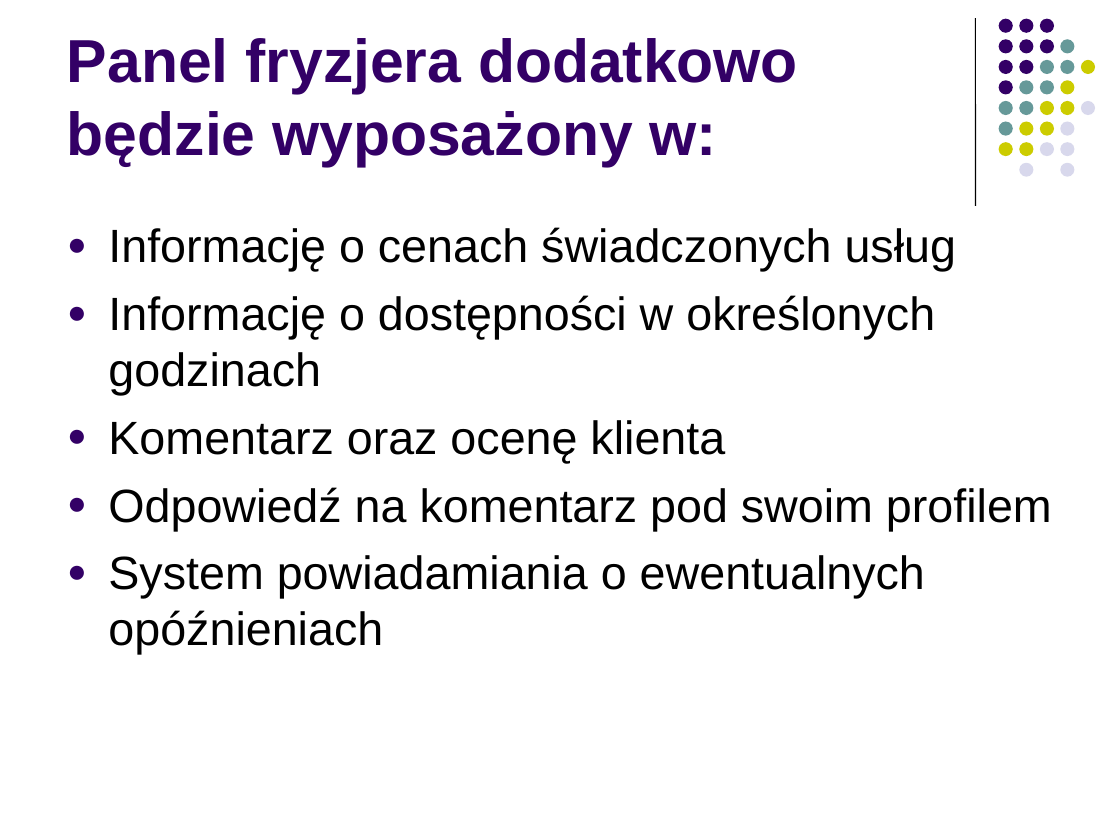
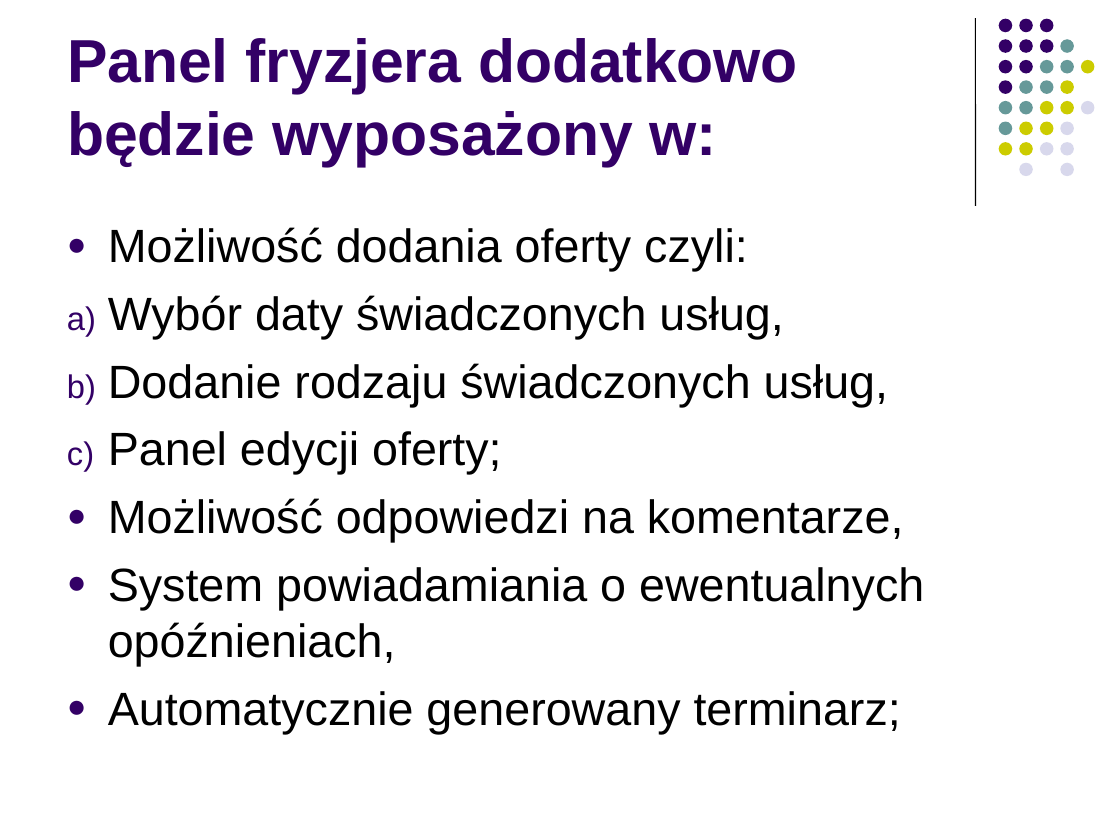
Before and after one commit to Andrzej1984/ZIwG_projekt, a slide deck: slide 9 of Zastosowania informatyki w gospodarce-projekt.ppt (slide 5 before the commit). Drawn at 1120x840 pixels with LibreOffice and Linux fonts; fonts in the diff are those of the drawing. Boxes give left, top, right and bottom in pixels: in the first picture for what was removed or moved away, otherwise in the second. Text is boxed around its words. In the diff, an @@ line names an element or a change of style, - is before the commit and + after.

```diff
--- a/Zastosowania informatyki w gospodarce-projekt.ppt
+++ b/Zastosowania informatyki w gospodarce-projekt.ppt
@@ text at <box>108,227,924,734</box>: text changed @@
-● Informację o cenach świadczonych usług
-● Informację o dostępności w określonych godzinach
-● Komentarz oraz ocenę klienta
-● Odpowiedź na komentarz pod swoim profilem
-● System powiadamiania o ewentualnych opóźnieniach
+● Możliwość dodania oferty czyli:
+a) Wybór daty świadczonych usług,
+b) Dodanie rodzaju świadczonych usług,
+c) Panel edycji oferty;
+● Możliwość odpowiedzi na komentarze,
+● System powiadamiania o ewentualnych opóźnieniach,
+● Automatycznie generowany terminarz;
```
Also in this commit, not shown: 6 other slides changed, 8 slides added, 4 slides removed, 1 other file.
